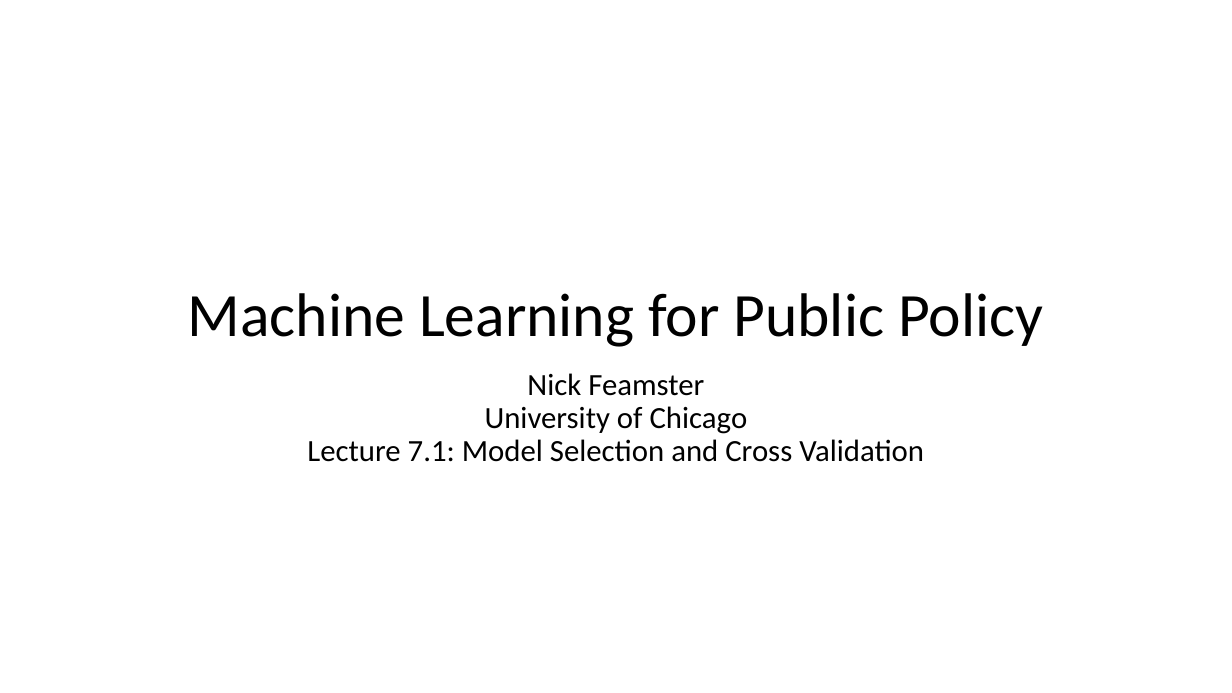
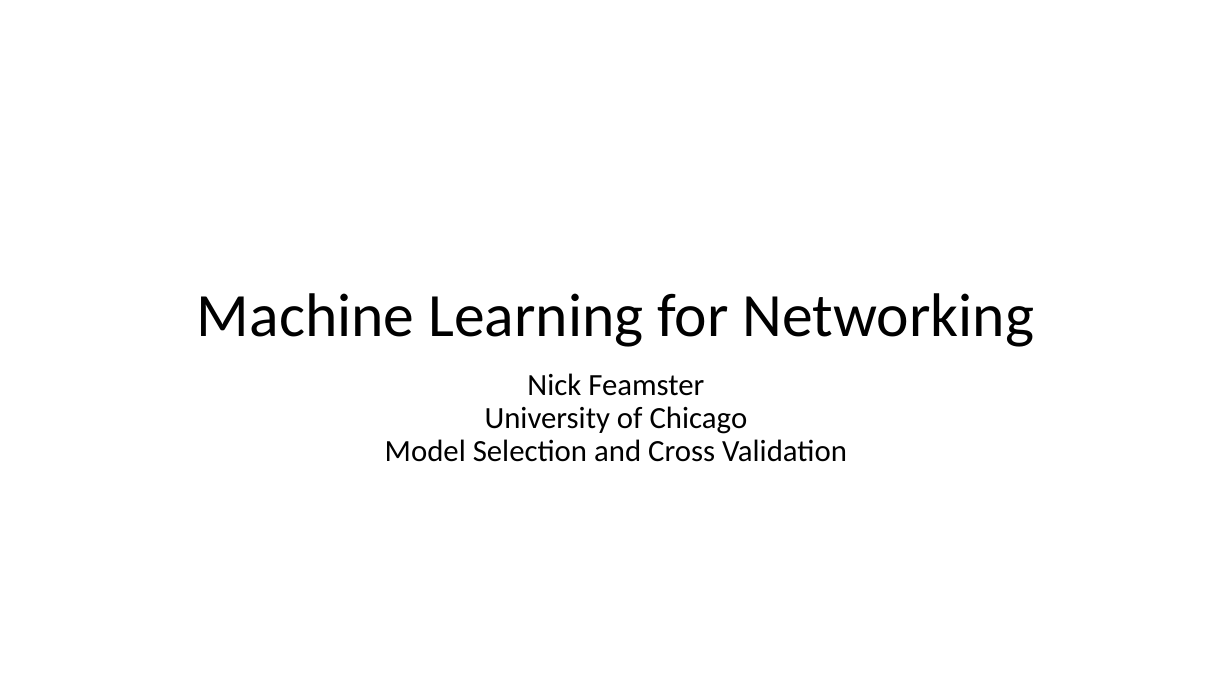
Before and after one commit to noise-lab/ml-networking, a slide deck: slide 1 of lectures/4-Model Selection.pptx. Drawn at 1232x693 pixels with LibreOffice and Linux fonts; fonts in the diff are those of the drawing. Boxes give left, top, right and bottom in pixels: in the first picture for what was removed or moved away, otherwise in the second. Text is boxed around its words. In the diff, an @@ line names an element or a change of style, - is before the commit and + after.

```diff
--- a/lectures/4-Model Selection.pptx
+++ b/lectures/4-Model Selection.pptx
@@ title at (197,293,1034,347): text changed @@
-Machine Learning for Public Policy
+Machine Learning for Networking
@@ subtitle at (385,373,847,462): text changed @@
-Nick Feamster
-University of Chicago
-Lecture 7.1: Model Selection and Cross Validation
+Nick Feamster
+University of Chicago
+Model Selection and Cross Validation
```
Also in this commit, not shown: 1 other file.
